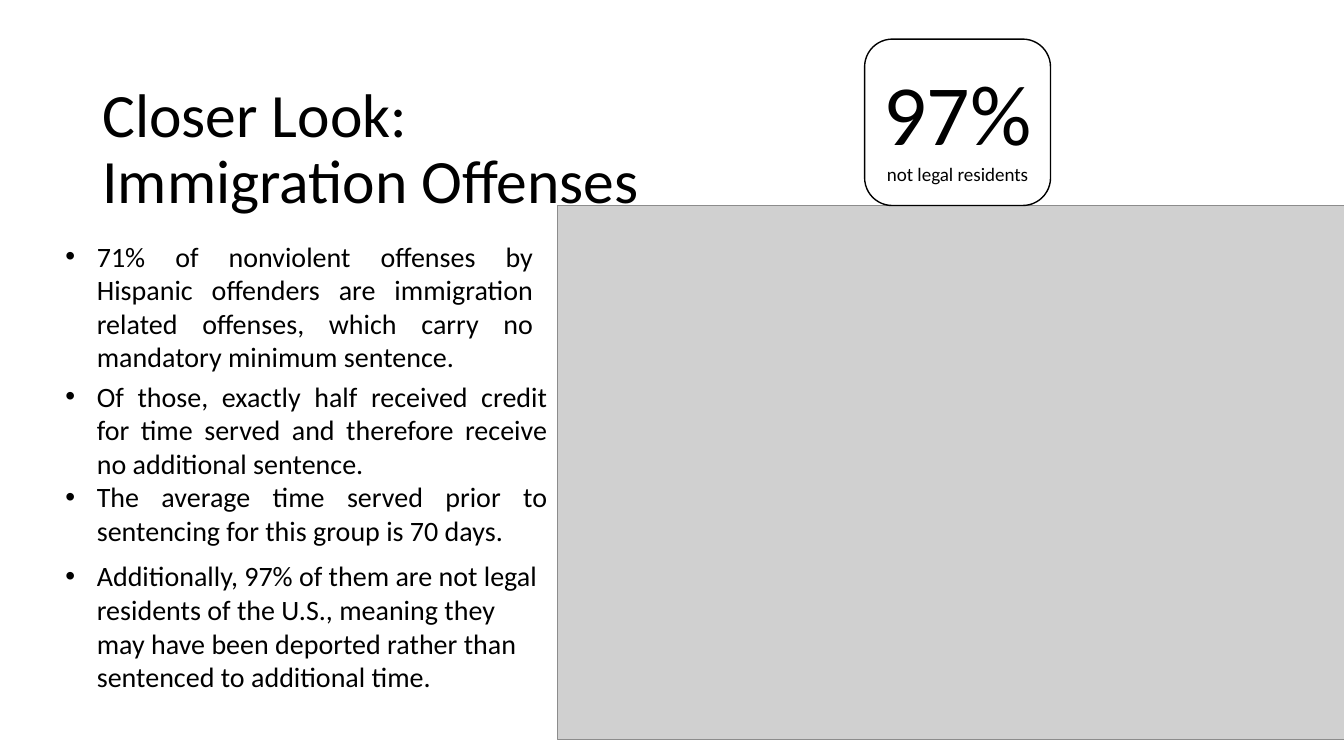
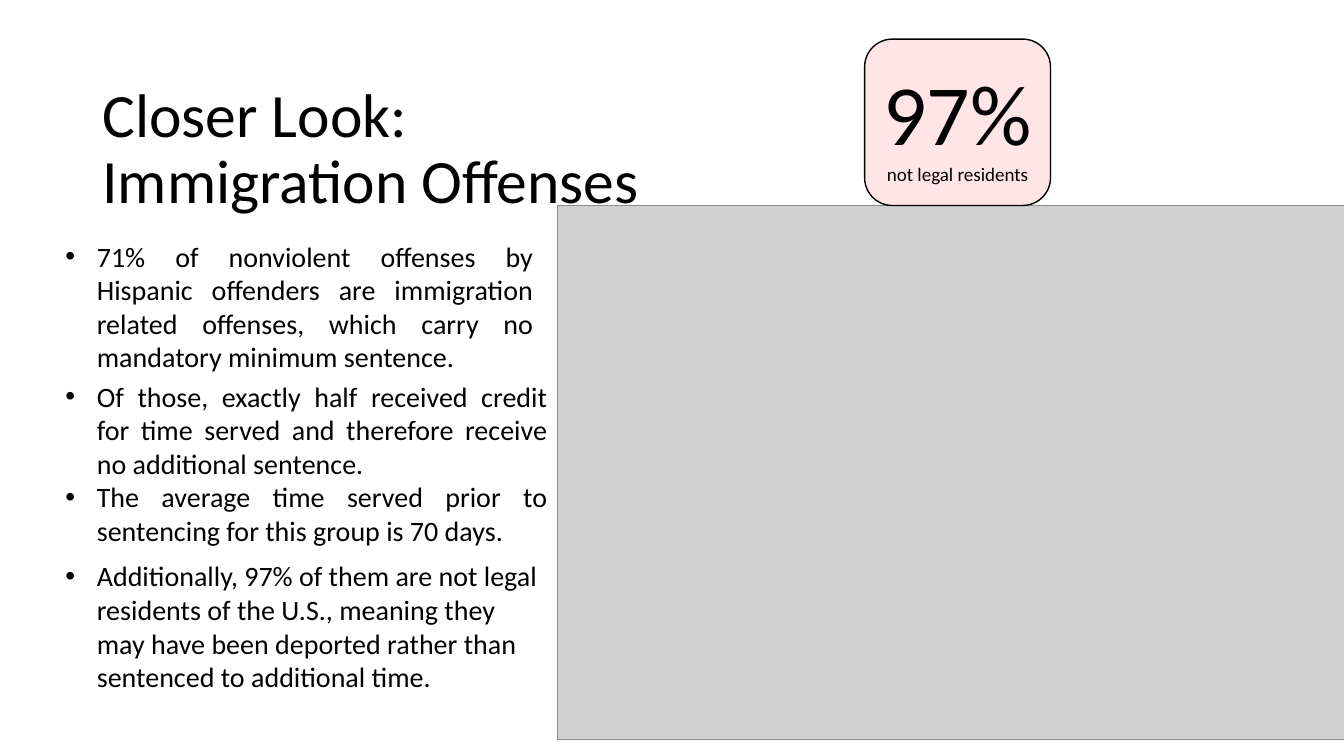
Before and after one commit to jenwhitson/sentencing_project, a slide deck: slide 14 of Presentation.pptx. Drawn at 1344x756 pixels with LibreOffice and Linux fonts; fonts in the diff are those of the drawing; grey boxes stand for pictures. Boxes give left, top, right and bottom in pixels: in the first picture for what was removed or moved away, otherwise in the second. Text is boxed around its words. In the diff, an @@ line names an element or a change of style, - is before the commit and + after.

Commit message:
updated theme

```diff
--- a/Presentation.pptx
+++ b/Presentation.pptx
@@ rounded rectangle "97%" at (865,39,1051,206): fill #FFFFFF to #FFE5E5 @@
```
Also in this commit, not shown: 14 other slides changed, 1 slide removed.
